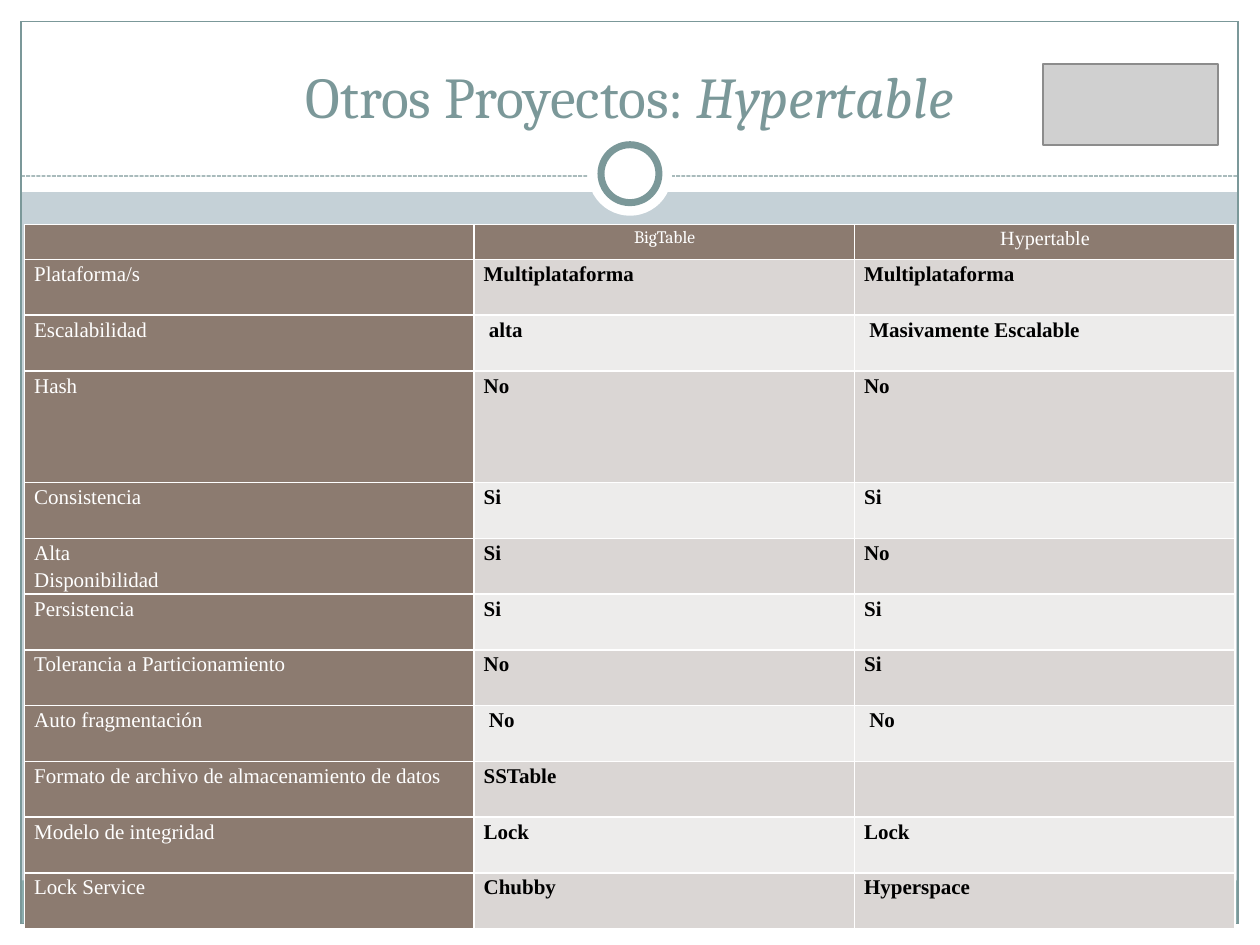
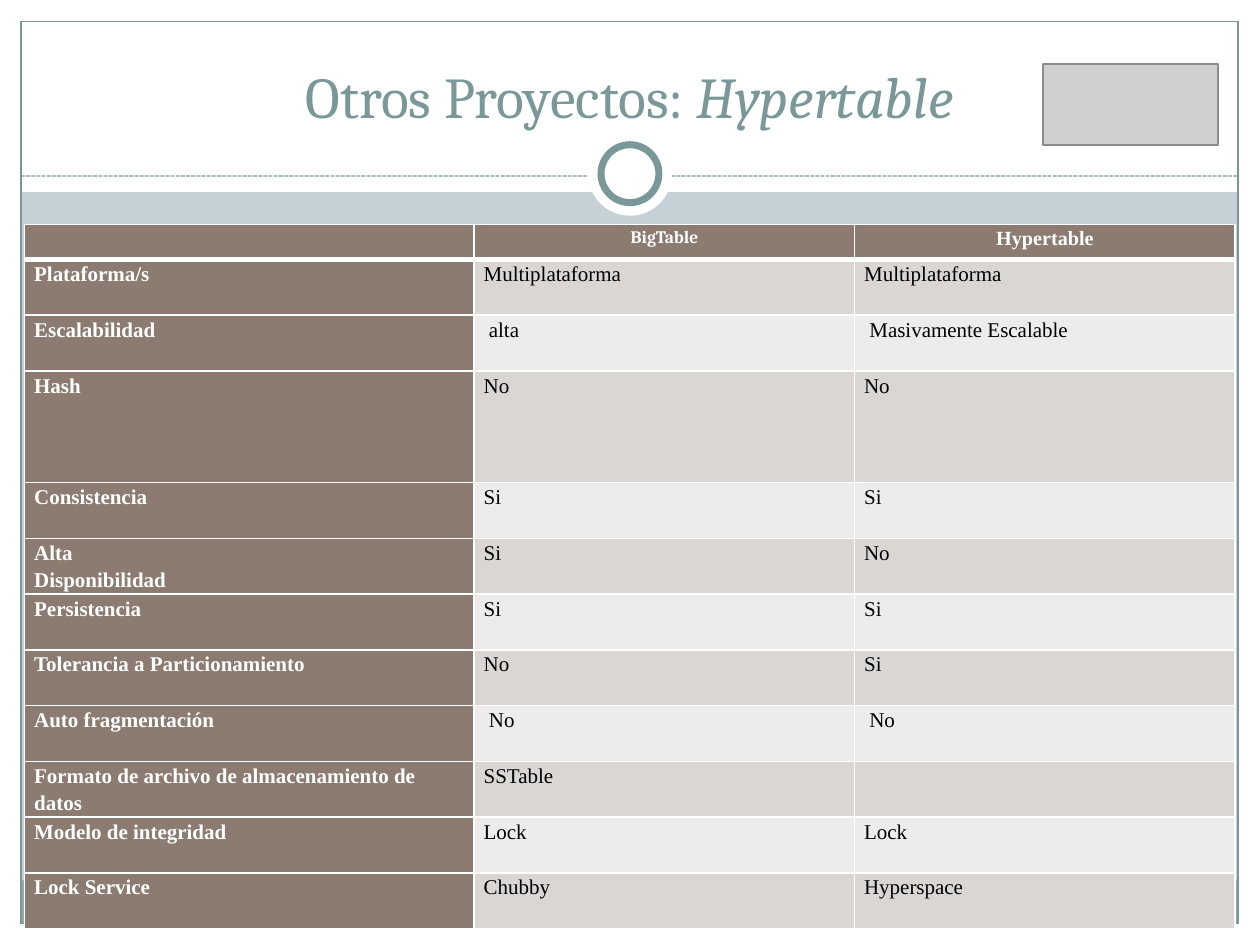
Before and after one commit to Transistores-de-silicio/Trabajo-MABD, a slide deck: slide 27 of BigTable.pptx (slide 25 before the commit). Drawn at 1260x945 pixels with LibreOffice and Linux fonts; fonts in the diff are those of the drawing; grey boxes stand for pictures. Boxes give left, top, right and bottom in pixels: in the first picture for what was removed or moved away, otherwise in the second. Text is boxed around its words. In the diff, an @@ line names an element or a change of style, - is before the commit and + after.

```diff
--- a/BigTable.pptx
+++ b/BigTable.pptx
@@ table at [25, 224, 1236, 934] @@
@@ bold on in "BigTable", "Hypertable", "Plataforma/s", "Escalabilidad" and 10 more places @@
@@ bold off in "Multiplataforma", "Multiplataforma", "alta", "Masivamente Escalable" and 17 more places @@
```
Also in this commit, not shown: 14 other slides changed, 1 slide added, 2 other files.
